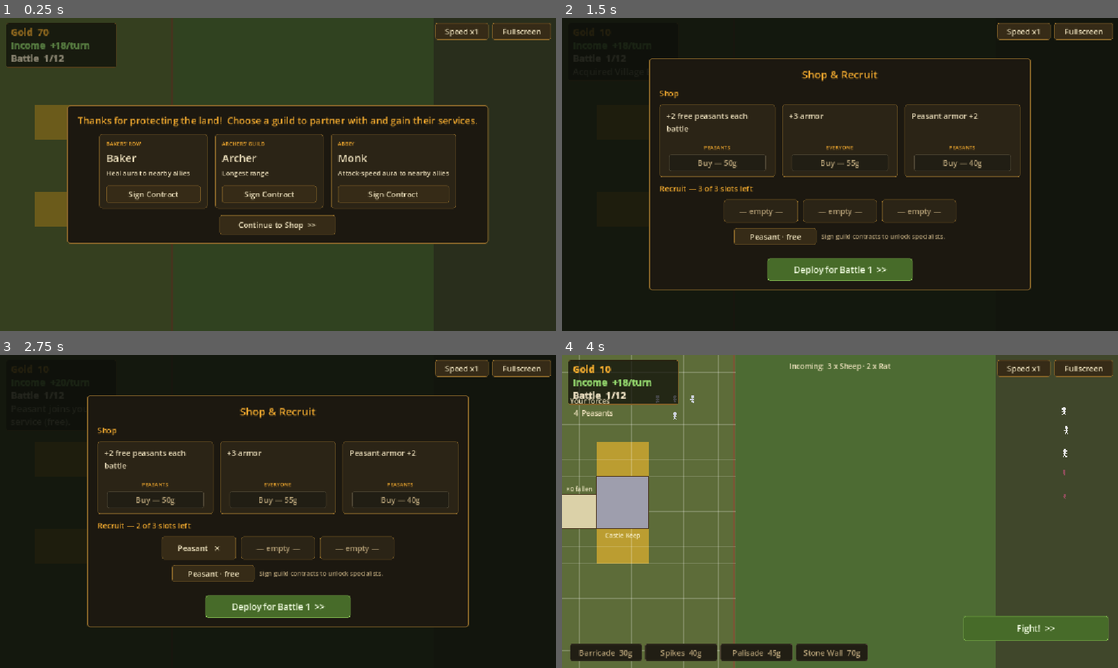
Above: before the commit, frames 1-4 (two rows, left to right).
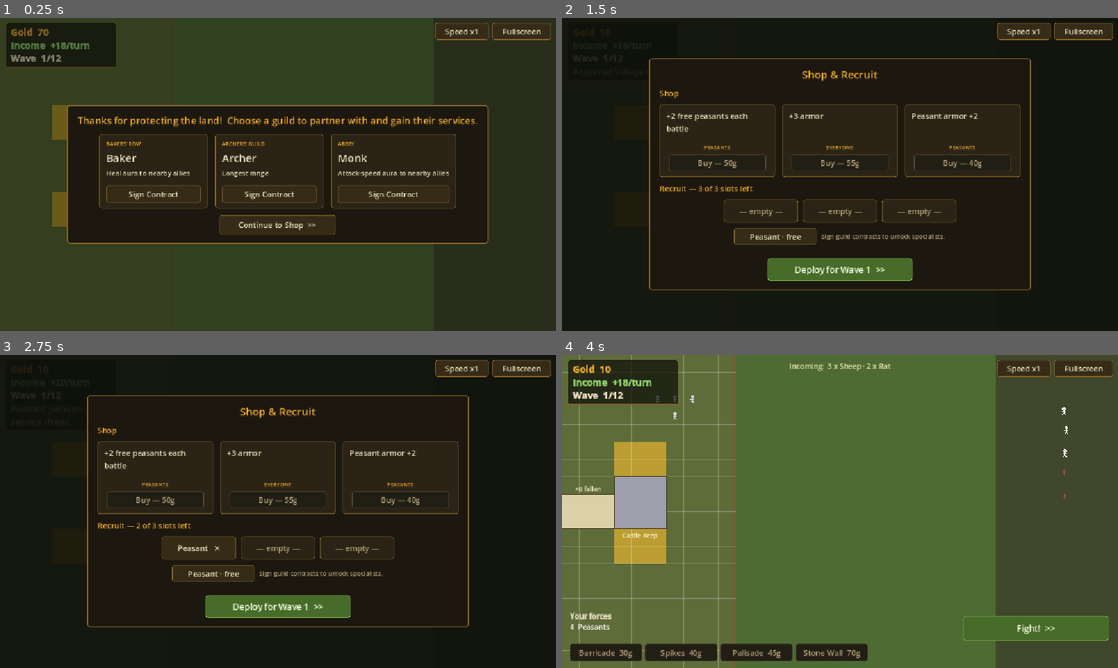
Above: after the commit, the same moments.

Repository: Jazzboy2567/protect-your-plot
Game: Godot game, scene res://Main.tscn
Two runs of this game, one before a commit and one after it. Both use one fixed random seed, a clock stepped at 60 frames per second and the inputs below.
Inputs:
- Up to frame 1 (0.25 s): no input
- Up to frame 2 (1.5 s): click "Continue to Shop >>" at 0.5 s; click "Buy — 60g" at 1.25 s
- Up to frame 3 (2.75 s): click "Peasant · free" at 2 s
- Up to frame 4 (4 s): click "Peasant ✕" at 2.75 s; click "Deploy for Battle 1 >>" (after the commit: "Deploy for Wave 1 >>") at 3.5 s

The runs differ from the first frame. In frame 1, 0.8% of the frame differs, in the area x 2-12%, y 11-67%; in frame 2, 0.2%; in frame 3, 0.2%; in frame 4, 3.1%, in the area x 0-19%, y 11-88%.

Commit message:
Cheaper units, church 3x2, Wave rename, guild hover, styled roster, revive choice
- Peasant now 5g; specialists roughly 40% cheaper.
- Church is 3x2 (keep shifted one column right so it still fits to the left).
- User-facing "Battle" is now "Wave" across HUD, banners, and buttons.
- Guild card: the whole card (not just the gaps) keeps the unit's stats up on
  hover — the separator bar no longer steals it.
- Roster moved to the bottom-left, styled like the Gold/Income HUD, with
  peasants in white and each specialist in its own colour.
- When several kinds of unit fell, the church offers a choice of which to
  revive; a single kind is revived silently as before.

Diff:
--- a/scripts/GameData.gd
+++ b/scripts/GameData.gd
@@ -9,21 +9,21 @@
 
 const UNITS := {
 	# --- Your side ---
-	"peasant":    {"id":"peasant","name":"Peasant","hp":40,"damage":6,"range":7,"cooldown":1.0,"speed":55,"radius":8,"cost":10,"armor":1,"color":Color(0.80,0.82,0.86)},
-	"archer":     {"id":"archer","name":"Archer","hp":24,"damage":8,"range":150,"cooldown":1.1,"speed":50,"radius":7,"cost":25,"color":Color(0.60,0.80,0.62)},
-	"woodcutter": {"id":"woodcutter","name":"Woodcutter","hp":65,"damage":15,"range":9,"cooldown":1.4,"speed":45,"radius":9,"cost":35,"pierce":true,"color":Color(0.72,0.62,0.50)},
-	"hunter":     {"id":"hunter","name":"Hunter","hp":30,"damage":7,"range":130,"cooldown":1.0,"speed":55,"radius":7,"cost":30,"bonus_beast":2.2,"color":Color(0.55,0.70,0.45)},
-	"herbalist":  {"id":"herbalist","name":"Herbalist","hp":30,"damage":5,"range":70,"cooldown":1.3,"speed":52,"radius":8,"cost":35,"heals":true,"heal_range":95,"heal_amount":10,"color":Color(0.55,0.80,0.70)},
-	"fisherman":  {"id":"fisherman","name":"Fisherman","hp":38,"damage":5,"range":9,"cooldown":1.1,"speed":55,"radius":8,"cost":30,"applies_slow":true,"color":Color(0.55,0.72,0.80)},
-	"torchbearer":{"id":"torchbearer","name":"Torchbearer","hp":34,"damage":6,"range":8,"cooldown":1.0,"speed":55,"radius":8,"cost":35,"applies_burn":true,"color":Color(0.90,0.65,0.35)},
-	"baker":      {"id":"baker","name":"Baker","hp":34,"damage":4,"range":7,"cooldown":1.2,"speed":52,"radius":8,"cost":30,"aura":"heal","aura_range":95,"aura_value":5,"color":Color(0.86,0.78,0.55)},
-	"monk":       {"id":"monk","name":"Monk","hp":34,"damage":4,"range":7,"cooldown":1.2,"speed":52,"radius":8,"cost":35,"aura":"haste","aura_range":95,"aura_value":0.30,"color":Color(0.70,0.66,0.80)},
+	"peasant":    {"id":"peasant","name":"Peasant","hp":40,"damage":6,"range":7,"cooldown":1.0,"speed":55,"radius":8,"cost":5,"armor":1,"color":Color(0.80,0.82,0.86)},
+	"archer":     {"id":"archer","name":"Archer","hp":24,"damage":8,"range":150,"cooldown":1.1,"speed":50,"radius":7,"cost":15,"color":Color(0.60,0.80,0.62)},
+	"woodcutter": {"id":"woodcutter","name":"Woodcutter","hp":65,"damage":15,"range":9,"cooldown":1.4,"speed":45,"radius":9,"cost":22,"pierce":true,"color":Color(0.72,0.62,0.50)},
+	"hunter":     {"id":"hunter","name":"Hunter","hp":30,"damage":7,"range":130,"cooldown":1.0,"speed":55,"radius":7,"cost":18,"bonus_beast":2.2,"color":Color(0.55,0.70,0.45)},
+	"herbalist":  {"id":"herbalist","name":"Herbalist","hp":30,"damage":5,"range":70,"cooldown":1.3,"speed":52,"radius":8,"cost":22,"heals":true,"heal_range":95,"heal_amount":10,"color":Color(0.55,0.80,0.70)},
+	"fisherman":  {"id":"fisherman","name":"Fisherman","hp":38,"damage":5,"range":9,"cooldown":1.1,"speed":55,"radius":8,"cost":18,"applies_slow":true,"color":Color(0.55,0.72,0.80)},
+	"torchbearer":{"id":"torchbearer","name":"Torchbearer","hp":34,"damage":6,"range":8,"cooldown":1.0,"speed":55,"radius":8,"cost":22,"applies_burn":true,"color":Color(0.90,0.65,0.35)},
+	"baker":      {"id":"baker","name":"Baker","hp":34,"damage":4,"range":7,"cooldown":1.2,"speed":52,"radius":8,"cost":18,"aura":"heal","aura_range":95,"aura_value":5,"color":Color(0.86,0.78,0.55)},
+	"monk":       {"id":"monk","name":"Monk","hp":34,"damage":4,"range":7,"cooldown":1.2,"speed":52,"radius":8,"cost":22,"aura":"haste","aura_range":95,"aura_value":0.30,"color":Color(0.70,0.66,0.80)},
 	# structures (you start with castle + church; walls are bought)
 	"barricade":  {"id":"barricade","name":"Barricade","hp":220,"damage":0,"range":0,"cooldown":1.0,"speed":0,"radius":14,"cost":30,"structure":true,"armor":2,"span_x":1,"span_y":2,"color":Color(0.50,0.35,0.20)},
 	"spikes":     {"id":"spikes","name":"Spike Barricade","hp":150,"damage":0,"range":0,"cooldown":1.0,"speed":0,"radius":13,"cost":40,"structure":true,"armor":1,"span_x":1,"span_y":2,"color":Color(0.45,0.42,0.40)},
 	"palisade":   {"id":"palisade","name":"Palisade","hp":380,"damage":0,"range":0,"cooldown":1.0,"speed":0,"radius":15,"cost":45,"structure":true,"armor":4,"span_x":1,"span_y":2,"color":Color(0.46,0.33,0.19)},
 	"stone_wall": {"id":"stone_wall","name":"Stone Wall","hp":600,"damage":0,"range":0,"cooldown":1.0,"speed":0,"radius":16,"cost":70,"structure":true,"armor":8,"span_x":1,"span_y":2,"color":Color(0.55,0.55,0.58)},
-	"church":     {"id":"church","name":"Church","hp":300,"damage":0,"range":0,"cooldown":1.0,"speed":0,"radius":34,"cost":60,"structure":true,"armor":2,"invuln":true,"span_x":2,"span_y":2,"color":Color(0.86,0.82,0.66)},
+	"church":     {"id":"church","name":"Church","hp":300,"damage":0,"range":0,"cooldown":1.0,"speed":0,"radius":34,"cost":60,"structure":true,"armor":2,"invuln":true,"span_x":3,"span_y":2,"color":Color(0.86,0.82,0.66)},
 	"castle":     {"id":"castle","name":"Castle Keep","hp":900,"damage":0,"range":0,"cooldown":1.0,"speed":0,"radius":52,"cost":0,"structure":true,"armor":5,"span_x":3,"span_y":3,"color":Color(0.62,0.62,0.68)},
 
 	# --- Enemies (right side) — reddish. targets defaults to your units. ---
--- a/scripts/Main.gd
+++ b/scripts/Main.gd
@@ -44,7 +44,7 @@
 const TILE := 36.0
 const GRID_COLS := 10
 const GRID_ROWS := 18
-const CASTLE_GX := 2
+const CASTLE_GX := 3
 const CASTLE_GY := 7
 const CASTLE_SPAN := 3
 
@@ -316,7 +316,7 @@
 	var tax := 10 + 2 * survivors
 	gold += tax
 	info_text = "Victory! Tax +%dg. Survivors: %d" % [tax, survivors]
-	flash_banner("Battle %d won!  +%dg" % [battle_num, tax], Color(0.5, 0.95, 0.5))
+	flash_banner("Wave %d survived!  +%dg" % [battle_num, tax], Color(0.5, 0.95, 0.5))
 
 	# Persist surviving units AND their positions so the layout carries over.
 	var new_army: Array = []
@@ -329,24 +329,63 @@
 	army = new_army
 	formation = new_formation
 
-	# A surviving Church revives one fallen unit for the next battle.
+	# A surviving Church revives one fallen unit. If several *kinds* fell, let the
+	# player choose which to bring back; if only one kind fell, revive it silently.
 	if _has_building("church") and not dead_this_battle.is_empty():
-		var revived: String = dead_this_battle[0]
-		army.append(revived)
-		total_fallen = maxi(0, total_fallen - 1)
-		flash_banner("The church revives a %s." % GameData.UNITS[revived]["name"], Color(0.8, 0.9, 1))
-
+		var kinds: Array = []
+		for d in dead_this_battle:
+			if not (d in kinds):
+				kinds.append(d)
+		if kinds.size() > 1:
+			_show_revive_choice(kinds)
+			return
+		_do_revive(kinds[0])
+	_after_win()
+
+func _do_revive(id: String) -> void:
+	army.append(id)
+	total_fallen = maxi(0, total_fallen - 1)
+	flash_banner("The church revives a %s." % GameData.UNITS[id]["name"], Color(0.8, 0.9, 1))
+
+func _after_win() -> void:
 	battle_num += 1
 	if battle_num > MAX_BATTLES:
 		_win_game()
 	else:
 		show_shop()
 
+func _show_revive_choice(kinds: Array) -> void:
+	phase = Phase.SHOP
+	_clear_panel()
+	top_label.visible = true
+	_add_backdrop(0.85)
+	var center := CenterContainer.new()
+	center.set_anchors_preset(Control.PRESET_FULL_RECT)
+	center.mouse_filter = Control.MOUSE_FILTER_IGNORE
+	panel.add_child(center)
+	var box := VBoxContainer.new()
+	box.add_theme_constant_override("separation", 12)
+	center.add_child(box)
+	var head := Label.new()
+	head.text = "The church can revive one of the fallen — choose:"
+	head.add_theme_font_size_override("font_size", 20)
+	head.add_theme_color_override("font_color", COL_GOLD)
+	head.horizontal_alignment = HORIZONTAL_ALIGNMENT_CENTER
+	box.add_child(head)
+	var row := HBoxContainer.new()
+	row.add_theme_constant_override("separation", 12)
+	row.size_flags_horizontal = Control.SIZE_SHRINK_CENTER
+	box.add_child(row)
+	for id in kinds:
+		var b := _menu_button(GameData.UNITS[id]["name"], func(): _do_revive(id); _after_win())
+		b.custom_minimum_size = Vector2(160, 44)
+		row.add_child(b)
+
 func _lose_battle() -> void:
 	phase = Phase.GAMEOVER
 	_clear_panel()
 	var lbl := Label.new()
-	lbl.text = "Your plot has fallen.\nYou held until Battle %d." % battle_num
+	lbl.text = "Your plot has fallen.\nYou held until Wave %d." % battle_num
 	lbl.horizontal_alignment = HORIZONTAL_ALIGNMENT_CENTER
 	lbl.position = Vector2(ARENA.x / 2.0 - 160.0, 210.0)
 	lbl.size = Vector2(320, 80)
@@ -1039,23 +1078,29 @@
 	pc.mouse_exited.connect(_hide_hover)
 	var v := VBoxContainer.new()
 	v.add_theme_constant_override("separation", 6)
+	v.mouse_filter = Control.MOUSE_FILTER_IGNORE   # let the whole card own the hover
 	pc.add_child(v)
 	var gl := Label.new()
 	gl.text = str(GUILD_NAMES.get(id, "Guild")).to_upper()
 	gl.add_theme_color_override("font_color", COL_GOLD)
 	gl.add_theme_font_size_override("font_size", 11)
+	gl.mouse_filter = Control.MOUSE_FILTER_IGNORE
 	v.add_child(gl)
 	var nm := Label.new()
 	nm.text = d["name"]
 	nm.add_theme_color_override("font_color", COL_INK)
 	nm.add_theme_font_size_override("font_size", 22)
+	nm.mouse_filter = Control.MOUSE_FILTER_IGNORE
 	v.add_child(nm)
 	var sp := Label.new()
 	sp.text = str(SPECIALTY.get(id, ""))
 	sp.add_theme_color_override("font_color", COL_INK)
 	sp.add_theme_font_size_override("font_size", 14)
+	sp.mouse_filter = Control.MOUSE_FILTER_IGNORE
 	v.add_child(sp)
-	v.add_child(HSeparator.new())
+	var hs := HSeparator.new()
+	hs.mouse_filter = Control.MOUSE_FILTER_IGNORE   # the bar no longer steals the hover
+	v.add_child(hs)
 	var btn := Button.new()
 	btn.text = "Sign Contract"
 	btn.pressed.connect(func(): _sign_contract(id))
@@ -1248,7 +1293,7 @@
 			pal.add_child(b)
 
 	outer.add_child(HSeparator.new())
-	var dep := _menu_button("Deploy for Battle %d  >>" % battle_num, start_deploy)
+	var dep := _menu_button("Deploy for Wave %d  >>" % battle_num, start_deploy)
 	dep.custom_minimum_size = Vector2(300, 46)
 	dep.size_flags_horizontal = Control.SIZE_SHRINK_CENTER
 	_style_green_button(dep)
@@ -1259,7 +1304,7 @@
 	_clear_panel()
 	top_label.visible = false
 	_add_backdrop(0.5)
-	_shop_header("Battle %d/%d   ·   Gold %d" % [battle_num, MAX_BATTLES, gold], 24, 20)
+	_shop_header("Wave %d/%d   ·   Gold %d" % [battle_num, MAX_BATTLES, gold], 24, 20)
 
 	# Roster list on the left (units only — buildings aren't "forces").
 	var comp := {}
@@ -1278,7 +1323,7 @@
 		panel.add_child(l)
 		y += 30
 
-	var dep := _mk_button("Deploy for Battle %d  >>" % battle_num, Vector2(ARENA.x - 350, ARENA.y - 92), Vector2(320, 58), start_deploy)
+	var dep := _mk_button("Deploy for Wave %d  >>" % battle_num, Vector2(ARENA.x - 350, ARENA.y - 92), Vector2(320, 58), start_deploy)
 	_style_green_button(dep)
 
 func _shop_header(text: String, x: float, y: float) -> void:
@@ -1346,21 +1391,32 @@
 	top_label.visible = true
 
 func _build_roster_label() -> void:
+	# Bottom-left tally, styled like the Gold/Income HUD: peasants white, each
+	# specialist in its own colour.
 	var comp := {}
+	var order: Array = []
 	for id in army:
 		if GameData.UNITS[id].get("structure", false):
 			continue   # buildings aren't "forces"
+		if not comp.has(id):
+			order.append(id)
 		comp[id] = int(comp.get(id, 0)) + 1
-	var atext := "Your forces\n"
-	for id in comp:
-		atext += "  %d  %s\n" % [comp[id], _plural(GameData.UNITS[id]["name"], comp[id])]
-	var al := Label.new()
-	al.text = atext
-	al.position = Vector2(16, 84)
-	al.add_theme_font_size_override("font_size", 15)
-	al.add_theme_color_override("font_color", COL_INK)
-	al.mouse_filter = Control.MOUSE_FILTER_IGNORE
-	panel.add_child(al)
+	var s := "[b][color=#e8dcbe]Your forces[/color][/b]\n"
+	for id in order:
+		var hexcol: String = "ffffff" if id == "peasant" else GameData.UNITS[id]["color"].to_html(false)
+		s += "[color=#%s]%d  %s[/color]\n" % [hexcol, comp[id], _plural(GameData.UNITS[id]["name"], comp[id])]
+	var rl := RichTextLabel.new()
+	rl.bbcode_enabled = true
+	rl.text = s
+	rl.fit_content = true
+	rl.scroll_active = false
+	rl.mouse_filter = Control.MOUSE_FILTER_IGNORE
+	rl.add_theme_font_size_override("normal_font_size", 15)
+	rl.add_theme_font_size_override("bold_font_size", 15)
+	var h: float = float(order.size() + 1) * 22.0 + 8.0
+	rl.size = Vector2(230, h)
+	rl.position = Vector2(16, ARENA.y - 66.0 - h)   # sit just above the wall toolbar
+	panel.add_child(rl)
 
 func _mk_button(text: String, pos: Vector2, size: Vector2, cb: Callable) -> Button:
 	var b := Button.new()
@@ -1406,7 +1462,7 @@
 		if id in PEASANT_IDS or id in SPECIALIST_IDS:
 			units += 1
 	var income := 10 + 2 * units
-	var s := "[b][color=#f2ab2e]Gold  %d[/color]\n[color=#8fd06a]Income  +%d/turn[/color]\n[color=#e8dcbe]Battle  %d/%d[/color][/b]" % [gold, income, battle_num, MAX_BATTLES]
+	var s := "[b][color=#f2ab2e]Gold  %d[/color]\n[color=#8fd06a]Income  +%d/turn[/color]\n[color=#e8dcbe]Wave  %d/%d[/color][/b]" % [gold, income, battle_num, MAX_BATTLES]
 	if phase == Phase.BATTLE:
 		s += "\n[color=#cfc6ad]Units %d · Enemies %d[/color]" % [peasants.size(), enemies.size()]
 	# Transient messages only clutter the menus, not the battlefield HUD.
